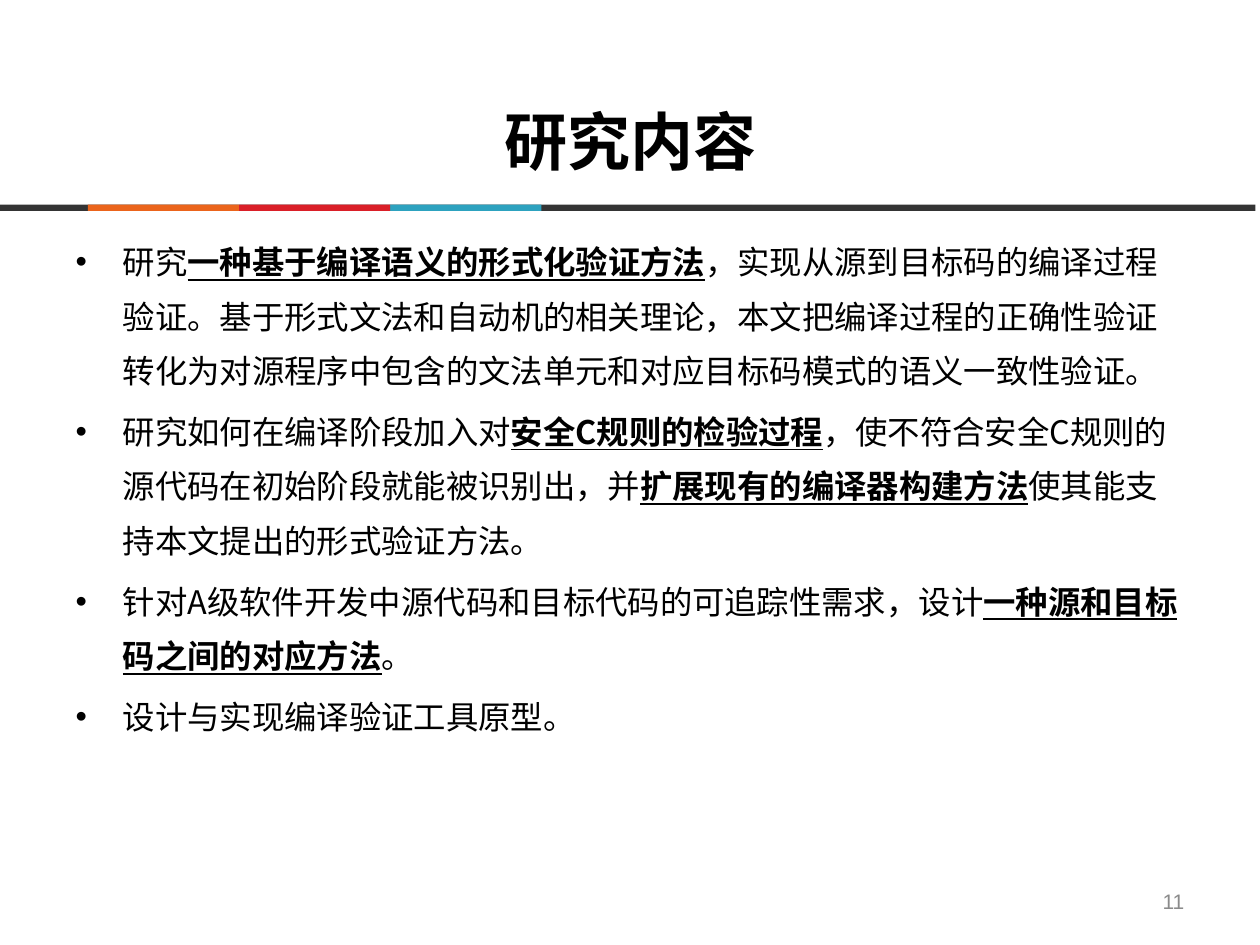
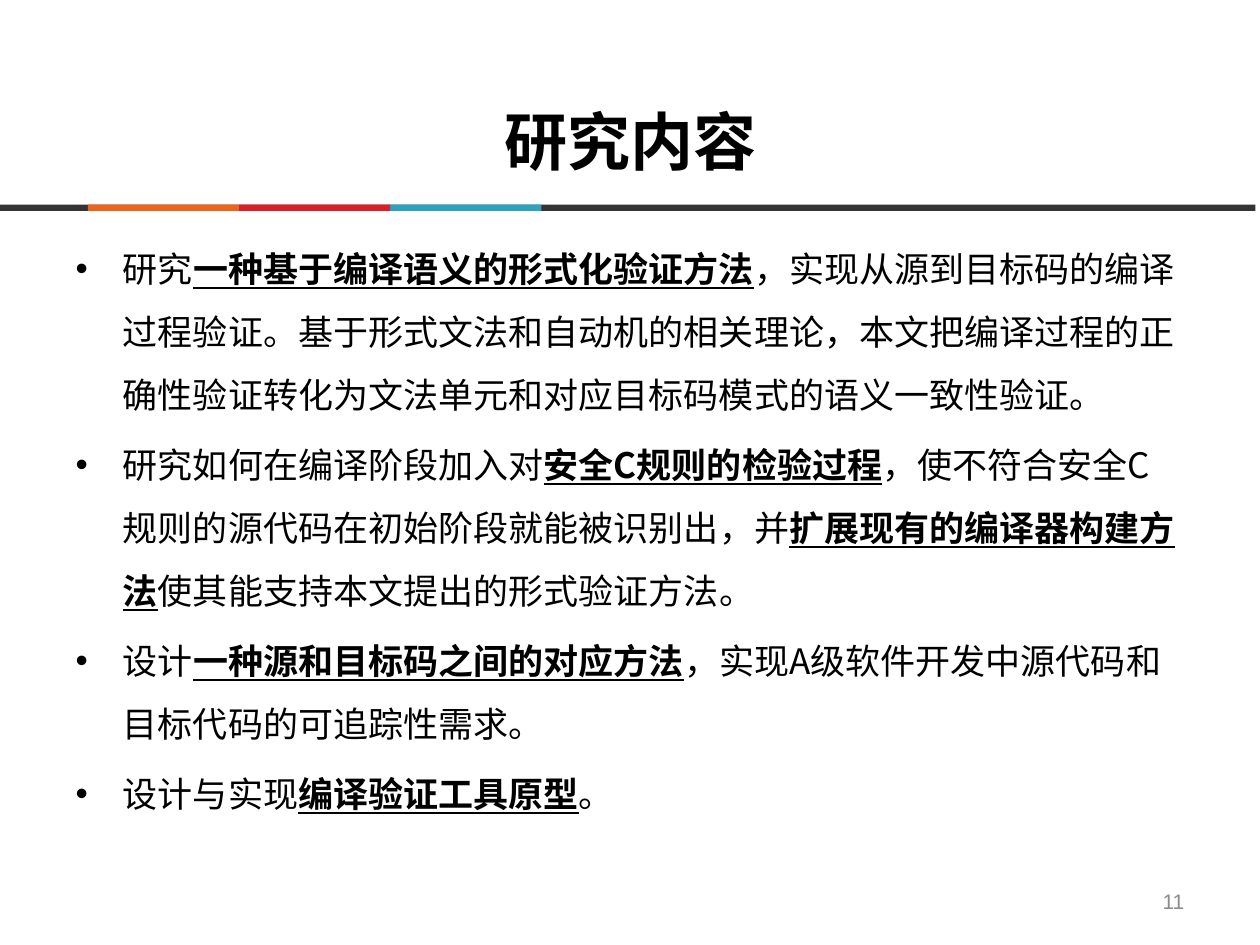
Before and after one commit to destiny1991/--2014--destiny, a slide deck: slide 11 of 答辩/ppt/SY1406108_陈志伟_毕业答辩.pptx. Drawn at 1260x945 pixels with LibreOffice and Linux fonts; fonts in the diff are those of the drawing; background and template pictures are left out. Boxes give left, top, right and bottom in pixels: in the first picture for what was removed or moved away, otherwise in the second. Text is boxed around its words. In the diff, an @@ line names an element or a change of style, - is before the commit and + after.

```diff
--- a/答辩/ppt/SY1406108_陈志伟_毕业答辩.pptx
+++ b/答辩/ppt/SY1406108_陈志伟_毕业答辩.pptx
@@ text at [123, 252, 1175, 411]: text changed; size 18.5 to 20 pt @@
-• 研究一种基于编译语义的形式化验证方法，实现从源到目标码的编译过程验证。基于形式文法和自动机的相关理论，本文把编译过程的正确性验证转化为对源程序中包含的文法单元和对应目标码模式的语义一致性验证。
+• 研究一种基于编译语义的形式化验证方法，实现从源到目标码的编译过程验证。基于形式文法和自动机的相关理论，本文把编译过程的正确性验证转化为文法单元和对应目标码模式的语义一致性验证。
@@ text at [123, 448, 1175, 814]: size 18.5 to 20 pt in "研究如何在编译阶段加入对安全C规则的检验过程，使不符合安全C规则的源代码在初始阶段就能被识别出，并扩展现有的编译器构建方 ...", "设计与实现编译验证工具原型。"; bold on, underline on in "设计与实现编译验证工具原型。"; line spacing 1.4 to 1.5 @@
@@ text at [123, 644, 1161, 740]: text changed; size 18.5 to 20 pt @@
-• 针对A级软件开发中源代码和目标代码的可追踪性需求，设计一种源和目标码之间的对应方法。
+• 设计一种源和目标码之间的对应方法，实现A级软件开发中源代码和目标代码的可追踪性需求。
```
Also in this commit, not shown: 18 other slides changed, 5 other files.
